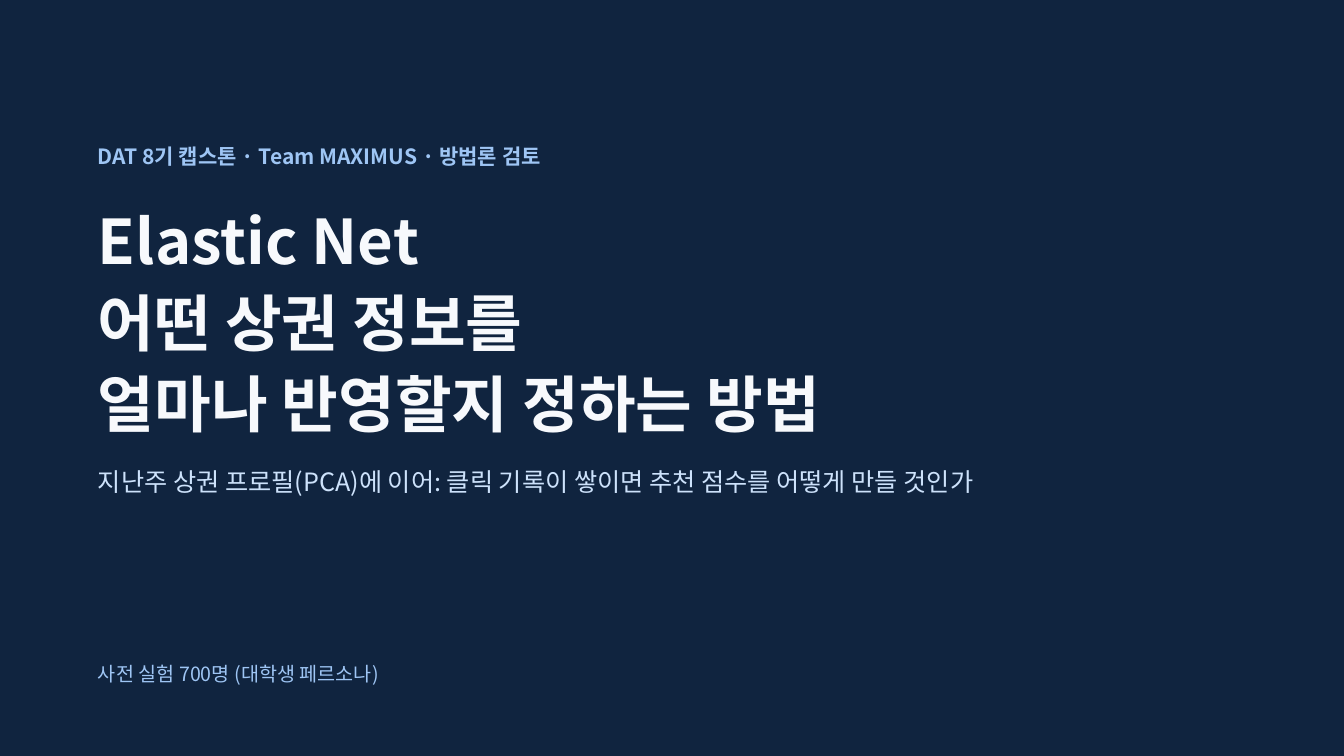
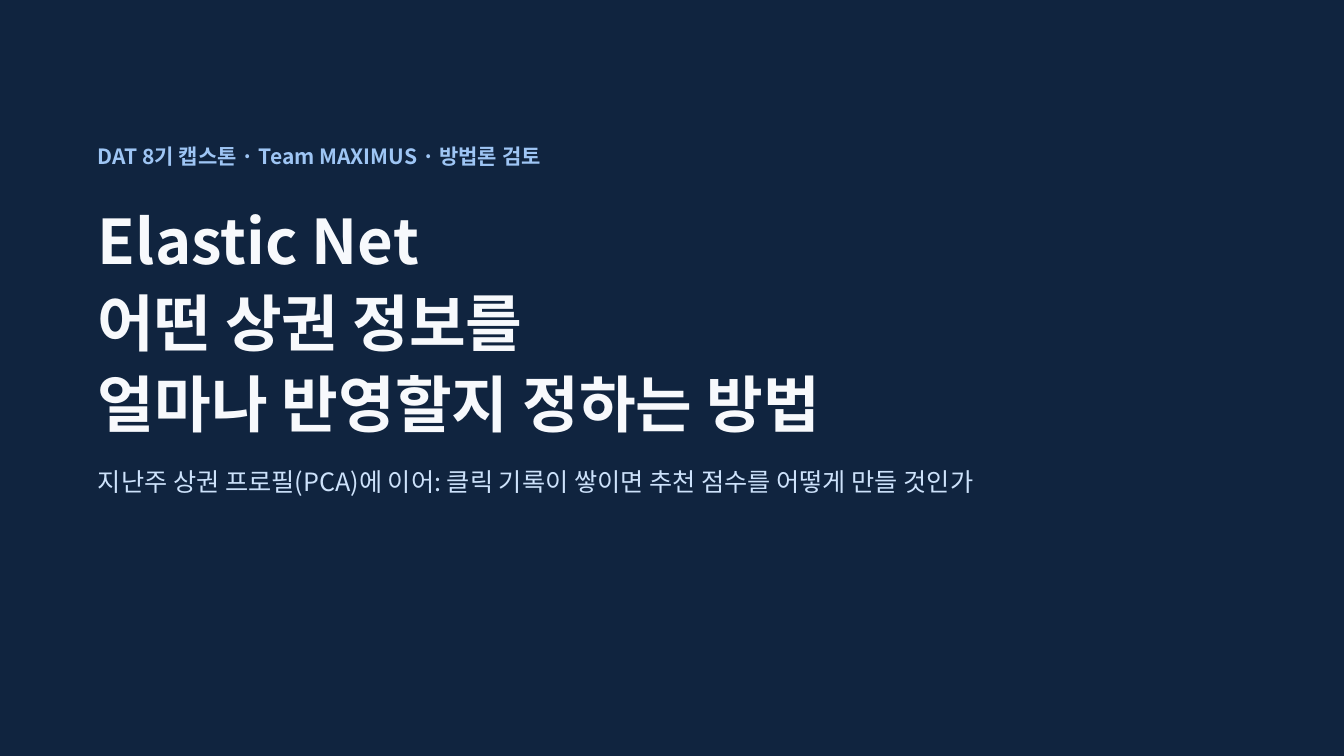
Before and after one commit to HUFS-DAT/dat-datasets, a slide deck: slide 1 of submissions/8기/막시무스/막시무스_ElasticNet_최종_20261119.pptx. Drawn at 1344x756 pixels with LibreOffice and Linux fonts; fonts in the diff are those of the drawing. Boxes give left, top, right and bottom in pixels: in the first picture for what was removed or moved away, otherwise in the second. Text is boxed around its words. In the diff, an @@ line names an element or a change of style, - is before the commit and + after.

Commit message:
발표자료: 막시무스_ElasticNet_최종_20261119.pptx

```diff
--- a/submissions/8기/막시무스/막시무스_ElasticNet_최종_20261119.pptx
+++ b/submissions/8기/막시무스/막시무스_ElasticNet_최종_20261119.pptx
@@ text removed at [98,664,379,685] @@
-사전 실험 700명 (대학생 페르소나)
```
